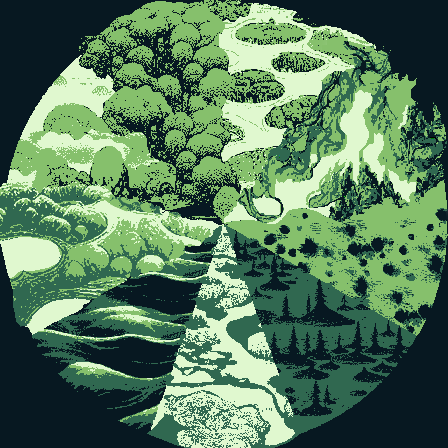
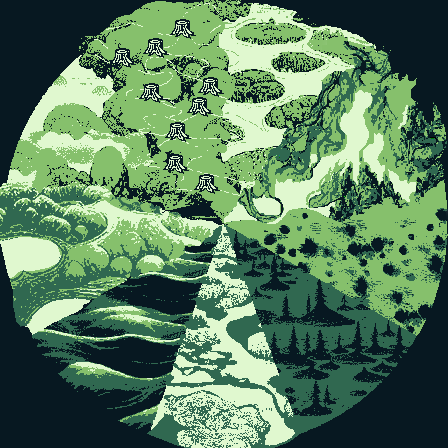
Layers edited between the first and the second 448x448 image:
added layer "trunks" above "alfheim wilt" over [left=110, top=19, right=224, bottom=194]
added layer "alfheim wilt" above "alfheim" over [left=94, top=1, right=245, bottom=213]
hid "alfheim" (1st of 2), unmasked it over [left=94, top=1, right=241, bottom=213]
